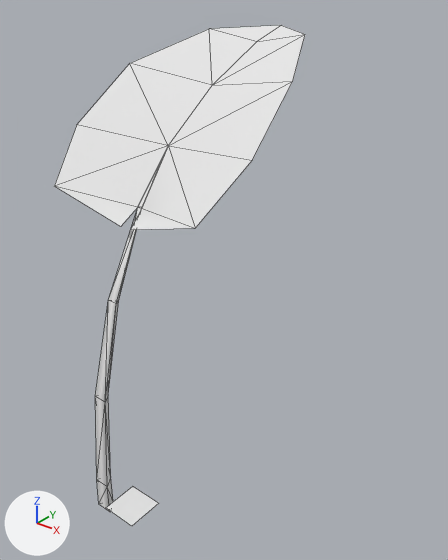
Before and after pictures for a commit that changed the Blender file game/assets/GrassBlade.blend.
Camera for both pictures: a 50 mm camera at (21.3, -16.2, 25.4) aimed at (-2.0, 12.8, 7.4). The axes (+X, +Y, +Z) are drawn at lower left. The lights are the same throughout. Mesh edges are drawn as thin lines.

In view in the first picture: 'BigLeaf_ShaderCtl', 'SpadeLeafMesh'.
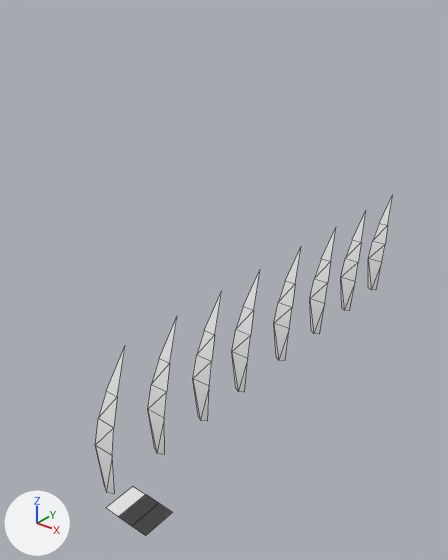
Commit message: Fix for grass, where newly-compiled grass was invisible.

Changed parts and their boxes [x1, y1, x2, y2] in the pictures (448 x 560 px):
'SpadeLeafMesh', hidden: before [54, 25, 305, 512]
'GrassLong_Mesh', shown: after [95, 347, 125, 494]
'G_GrassLong.001', shown: after [148, 318, 177, 455]
'G_GrassLong', shown: after [193, 292, 222, 421]
'G_GrassLong.002', shown: after [232, 271, 260, 392]
'G_GrassLong.003', shown: after [274, 248, 301, 361]
'G_GrassLong.004', shown: after [310, 228, 336, 334]
'G_GrassLong.005', shown: after [341, 211, 366, 311]
'FlwBell_ShaderCtl', shown: after [120, 495, 172, 536]
'G_GrassLong.006', shown: after [368, 197, 392, 290]

The edits, one by one:
Object 'FlwBell_ShaderCtl' (ob_flwbell_shaderctl) is now shown.
Object 'GrassLong_Mesh' (ob_grasslong_mesh) is now shown.
Object 'GrassLong_Mesh' (ob_grasslong_mesh) turns from (0, 0, 0) to (0, -90, 0) degrees about x, y and z.
Object 'G_GrassLong.006' (ob_g_grasslong_006) is now shown.
Object 'G_GrassLong.005' (ob_g_grasslong_005) is now shown.
Object 'G_GrassLong.004' (ob_g_grasslong_004) is now shown.
Object 'G_GrassLong.003' (ob_g_grasslong_003) is now shown.
Object 'G_GrassLong.002' (ob_g_grasslong_002) is now shown.
Object 'G_GrassLong.001' (ob_g_grasslong_001) is now shown.
Object 'G_GrassLong' (ob_g_grasslong) is now shown.
Object 'SpadeLeafMesh' (ob_spadeleafmesh) turns from (0, -90, 0) to (0, 0, 0) degrees about x, y and z.
Object 'SpadeLeafMesh' (ob_spadeleafmesh) is now hidden.
